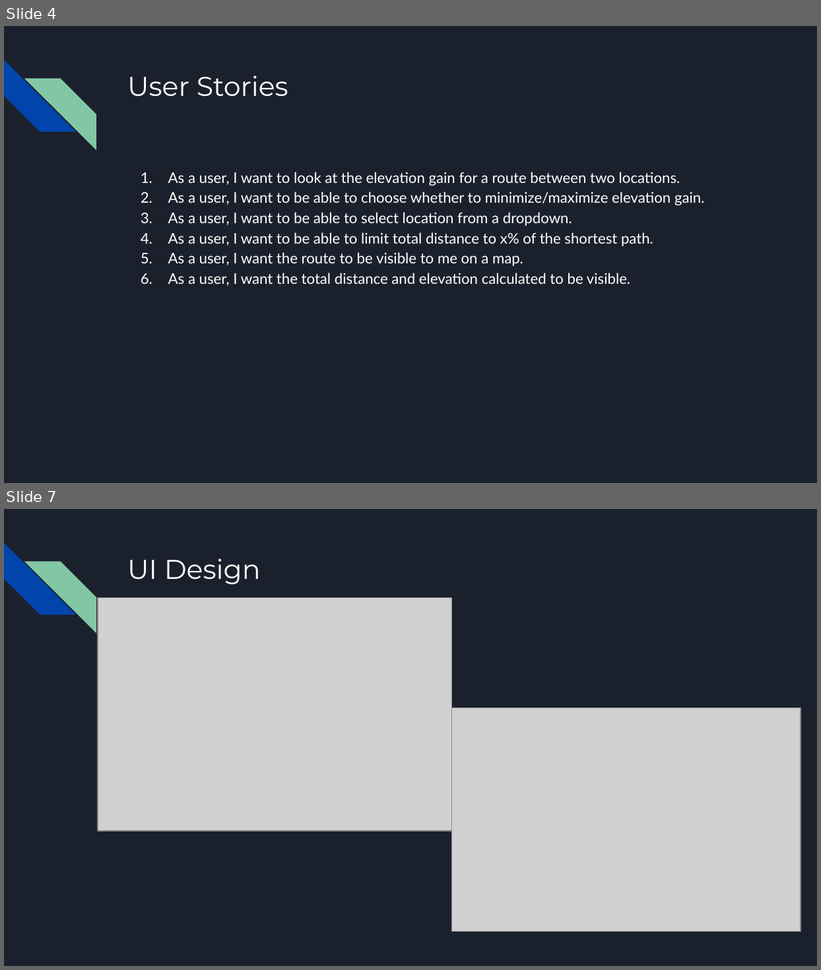
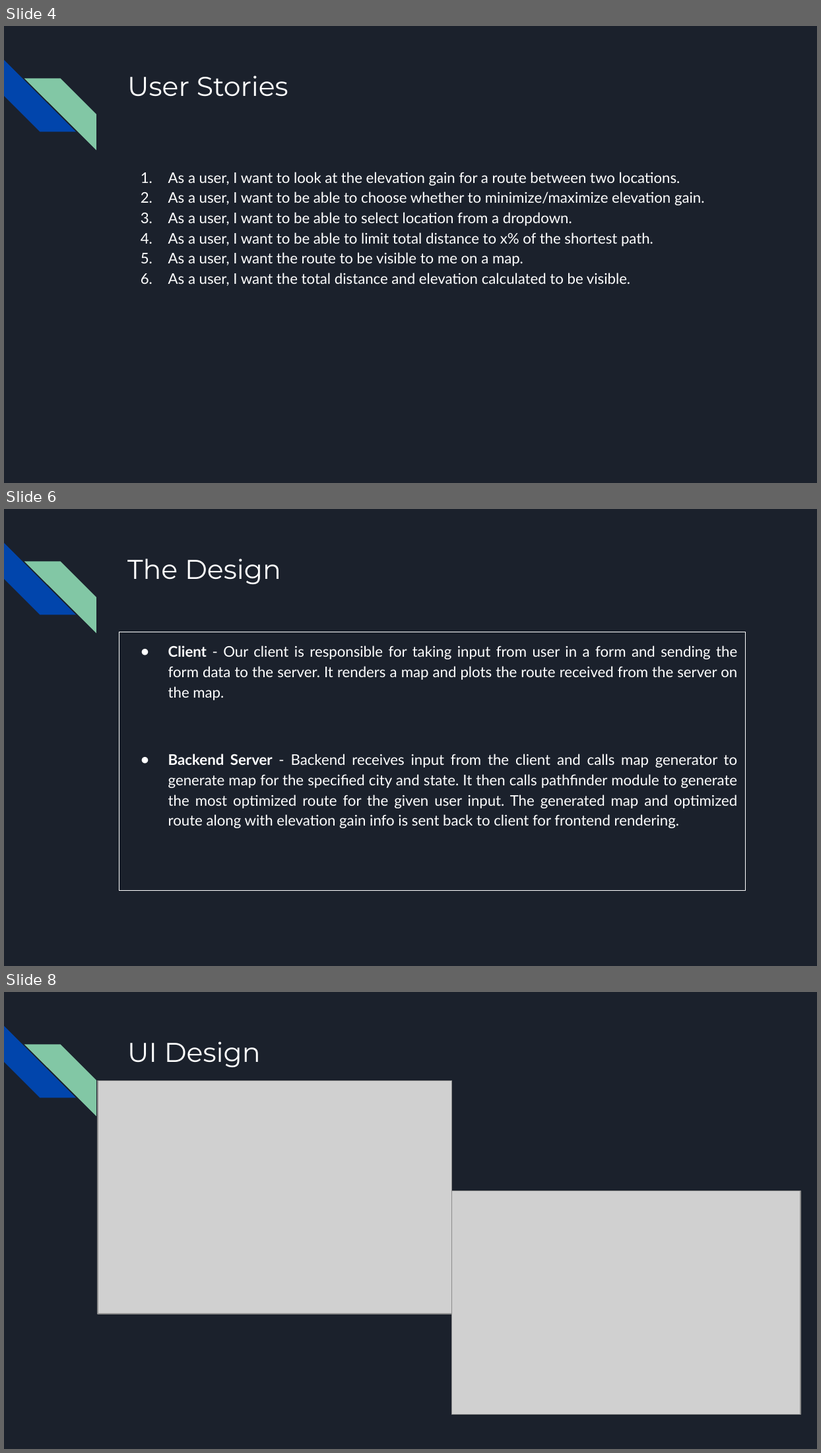
Before and after one commit to alokrkmv/CS520_project_EleNA, a slide deck: Documentation/520 Final Presentation.pptx. Shown one above the other, each under a label of ours: slides 4 and 7 before the commit, slides 4, 6 and 8 after it; the slides between them are not shown. The pictures are 821x970 and 821x1453 pixels, drawn with LibreOffice and Linux fonts; fonts in the diff are those of the drawing; grey boxes stand for pictures. Boxes give left, top, right and bottom in pixels: in the first picture for what was removed or moved away, otherwise in the second. Text is boxed around its words. In the diff, an @@ line names an element or a change of style, - is before the commit and + after.

```diff
--- a/Documentation/520 Final Presentation.pptx
+++ b/Documentation/520 Final Presentation.pptx
@@ slide 6 added at box(4, 509, 817, 966), background #1B212C; not listed: 2 template elements that a slide beside it also shows @@
@@ title added at box(127, 559, 281, 584), 24 pt, text #FFFFFF @@
+The Design
@@ text added at box(120, 632, 746, 890), outline #FFFFFF 0.75 pt, 13 pt, text #FFFFFF @@
+● Client - Our client is responsible for taking input from user in a form and sending the form data to the server. It renders a map and plots the route received from the server on the map.
+● Backend Server - Backend receives input from the client and calls map generator to generate map for the specified city and state. It then calls pathfinder module to generate the most optimized route for the given user input. The generated map and optimized route along with elevation gain info is sent back to client for frontend rendering.
@@ what was slide 7 is now slide 8 @@
```
Also in this commit, not shown: 4 slides changed, 2 other slides added.
